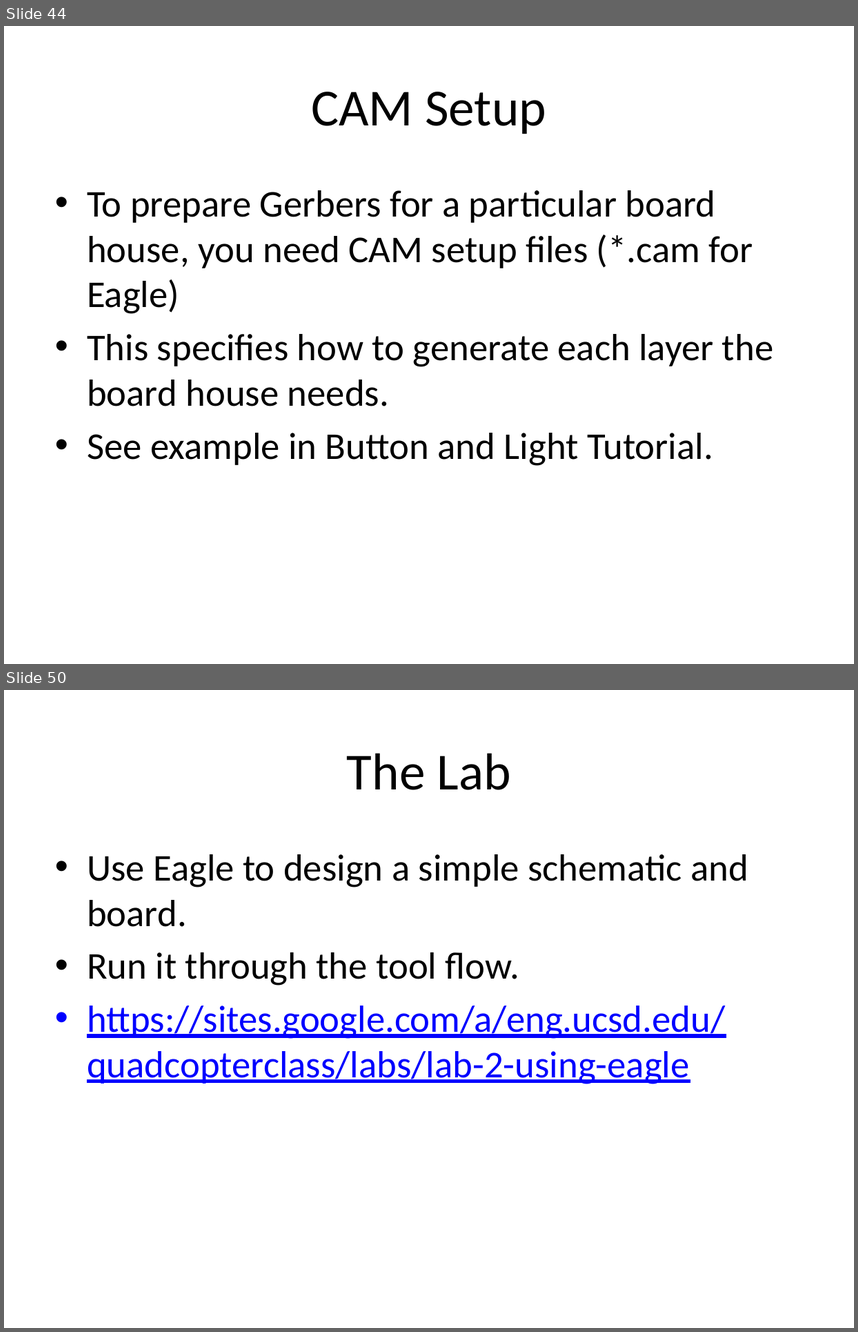
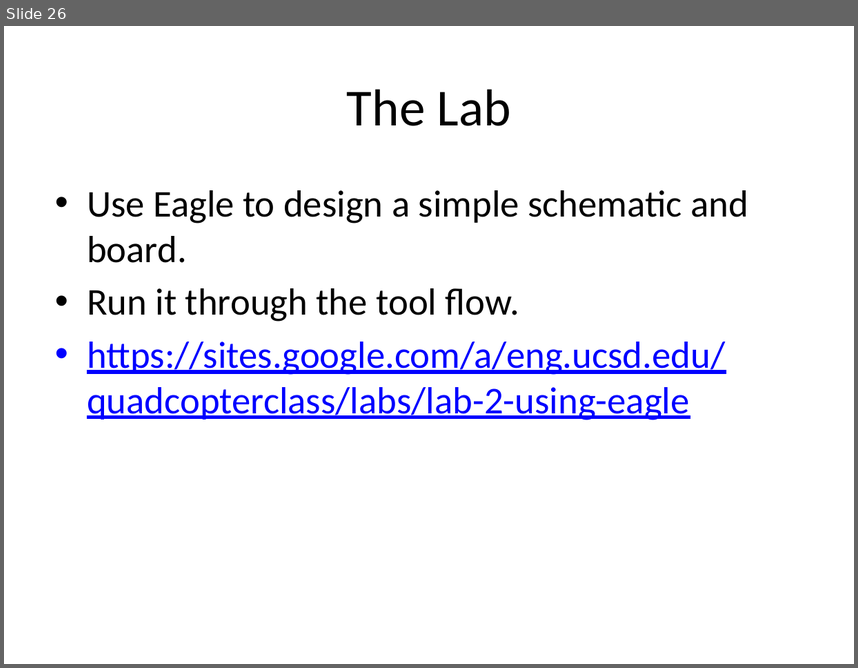
Before and after one commit to NVSL/QuadClass-Resources, a slide deck: Lecture Slides/Lab01-Eagle-Intro.pptx. Shown one above the other, each under a label of ours: slides 44 and 50 before the commit, slide 26 after it; the slides between them are not shown. The pictures are 858x1332 and 858x668 pixels, drawn with LibreOffice and Linux fonts; fonts in the diff are those of the drawing. Boxes give left, top, right and bottom in pixels: in the first picture for what was removed or moved away, otherwise in the second. Text is boxed around its words. In the diff, an @@ line names an element or a change of style, - is before the commit and + after.

```diff
--- a/Lecture Slides/Lab01-Eagle-Intro.pptx
+++ b/Lecture Slides/Lab01-Eagle-Intro.pptx
@@ slide 44 removed at [4, 26, 854, 664], background #FFFFFF @@
@@ title removed at [311, 92, 546, 134] @@
-CAM Setup
@@ text removed at [87, 190, 773, 466] @@
-• To prepare Gerbers for a particular board house, you need CAM setup files (*.cam for Eagle)
-• This specifies how to generate each layer the board house needs.
-• See example in Button and Light Tutorial.
@@ what was slide 50 is now slide 26 @@
```
Also in this commit, not shown: 1 slide changed, 23 other slides removed, 14 other files.
